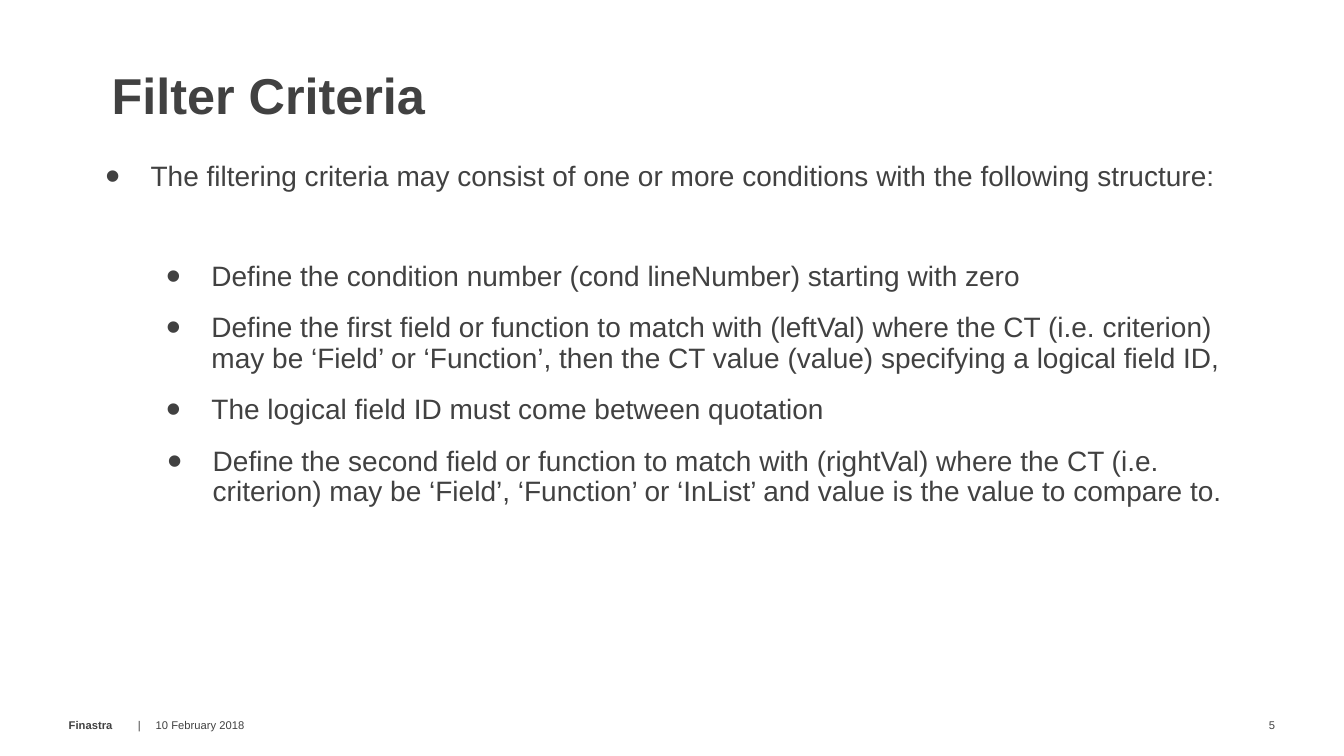
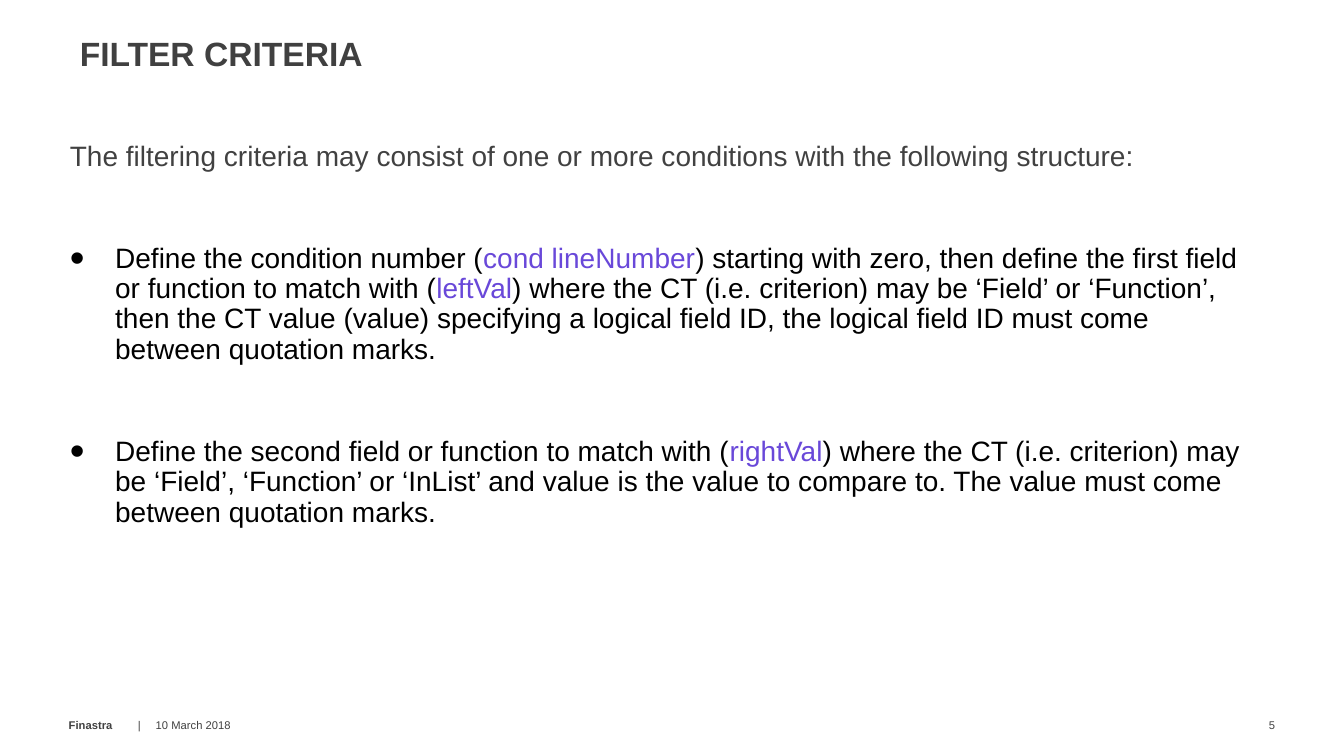
Before and after one commit to alexfinastra/IntegrationWorkshop, a slide deck: slide 5 of documentation/12 SOA Services - Queue List.pptx. Drawn at 1344x756 pixels with LibreOffice and Linux fonts; fonts in the diff are those of the drawing; background and template pictures are left out. Boxes give left, top, right and bottom in pixels: in the first picture for what was removed or moved away, otherwise in the second. Text is boxed around its words. In the diff, an @@ line names an element or a change of style, - is before the commit and + after.

```diff
--- a/documentation/12 SOA Services - Queue List.pptx
+++ b/documentation/12 SOA Services - Queue List.pptx
@@ text at (x1=80, y1=42, x2=363, y2=67): text changed; size 36 to 24 pt; text colour #414141 to #404040 @@
-Filter Criteria
+FILTER CRITERIA
@@ text at (x1=70, y1=145, x2=1134, y2=171): bullet • to none @@
@@ text "The filtering criteria may consist ..." moved from (x1=151, y1=165, x2=1214, y2=191) to (x1=70, y1=145, x2=1239, y2=527) @@
@@ text at (x1=115, y1=247, x2=1239, y2=527): paragraphs added @@
+• Define the condition number (cond lineNumber) starting with zero, then define the first field or function to match with (leftVal) where the CT (i.e. criterion) may be ‘Field’ or ‘Function’, then the CT value (value) specifying a logical field ID, the logical field ID must come between quotation marks.
+• Define the second field or function to match with (rightVal) where the CT (i.e. criterion) may be ‘Field’, ‘Function’ or ‘InList’ and value is the value to compare to. The value must come between quotation marks.
@@ text removed at (x1=211, y1=265, x2=1219, y2=424) @@
-• Define the condition number (cond lineNumber) starting with zero
-• Define the first field or function to match with (leftVal) where the CT (i.e. criterion) may be ‘Field’ or ‘Function’, then the CT value (value) specifying a logical field ID,
-• The logical field ID must come between quotation
@@ text removed at (x1=213, y1=450, x2=1221, y2=506) @@
-• Define the second field or function to match with (rightVal) where the CT (i.e. criterion) may be ‘Field’, ‘Function’ or ‘InList’ and value is the value to compare to.
@@ text at (x1=156, y1=721, x2=231, y2=729): text changed @@
-10 February 2018
+10 March 2018
```
Also in this commit, not shown: 5 other slides changed, 1 slide added, 1 slide removed, 20 other files.
